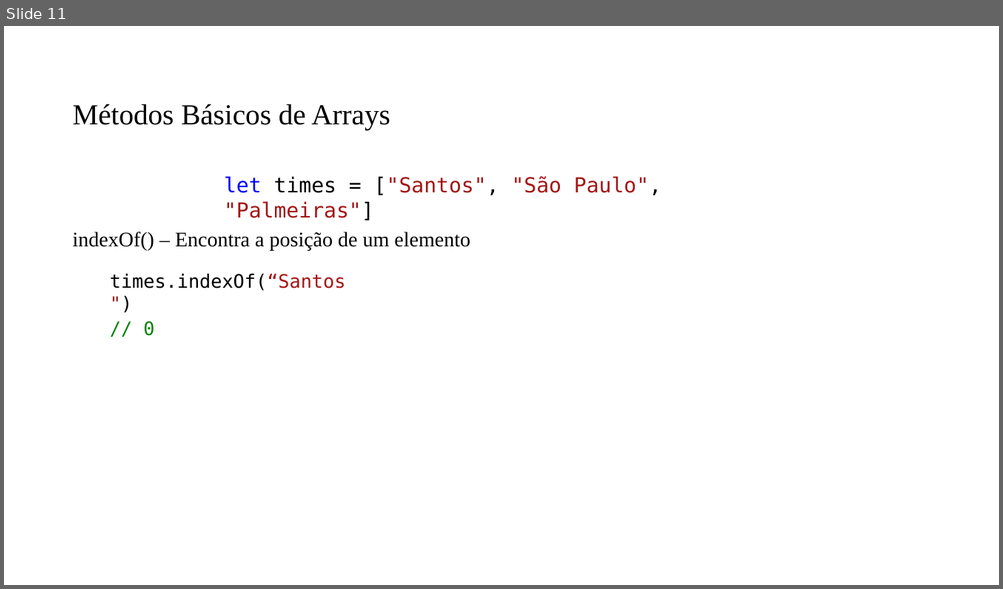
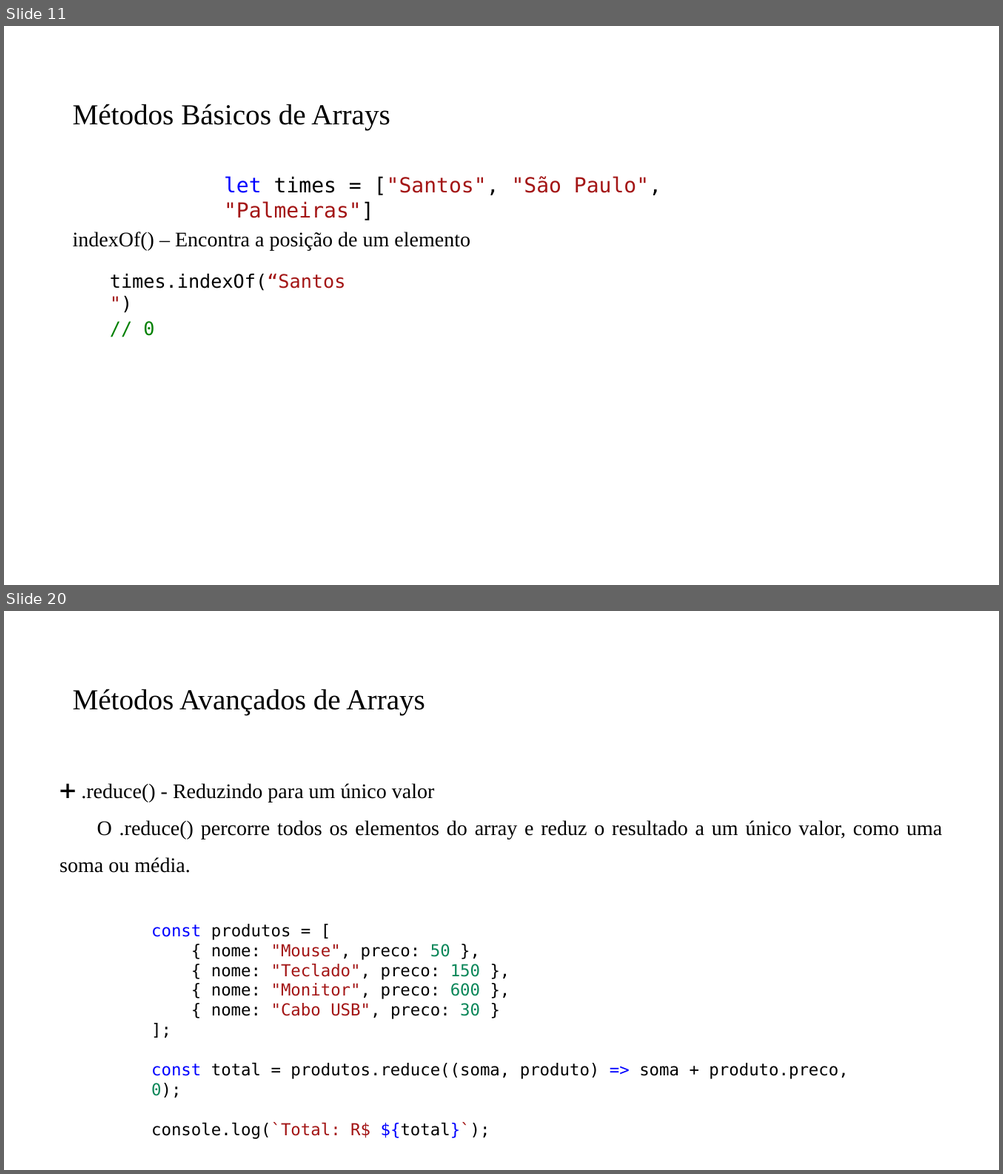
Before and after one commit to PedroMiho/UMC, a slide deck: Lógica e Programação/Módulo 02 - JavaScript/Aula 15 - Arrays e Objetos/Array e Objetos.pptx. Shown one above the other, each under a label of ours: slide 11 before the commit, slides 11 and 20 after it; the slides between them are not shown. The pictures are 1003x589 and 1003x1174 pixels, drawn with LibreOffice and Linux fonts; fonts in the diff are those of the drawing; background and template pictures are left out. Boxes give left, top, right and bottom in pixels: in the first picture for what was removed or moved away, otherwise in the second. Text is boxed around its words. In the diff, an @@ line names an element or a change of style, - is before the commit and + after.

```diff
--- a/Lógica e Programação/Módulo 02 - JavaScript/Aula 15 - Arrays e Objetos/Array e Objetos.pptx
+++ b/Lógica e Programação/Módulo 02 - JavaScript/Aula 15 - Arrays e Objetos/Array e Objetos.pptx
@@ slide 20 added at [4,611,999,1170], background #FFFFFF @@
@@ title added at [73,689,425,715], 28 pt, text #000000 @@
+Métodos Avançados de Arrays
@@ text added at [60,783,942,873], 20 pt, text #000000 @@
+➕ .reduce() - Reduzindo para um único valor
+O .reduce() percorre todos os elementos do array e reduz o resultado a um único valor, como uma soma ou média.
@@ text added at [151,924,848,1139], 16 pt, text #000000 @@
+const produtos = [
+{ nome: "Mouse", preco: 50 },
+{ nome: "Teclado", preco: 150 },
+{ nome: "Monitor", preco: 600 },
+{ nome: "Cabo USB", preco: 30 }
+];
+const total = produtos.reduce((soma, produto) => soma + produto.preco, 0);
+console.log(`Total: R$ ${total}`);
```
Also in this commit, not shown: 3 slides changed, 7 other slides added, 3 other files.
